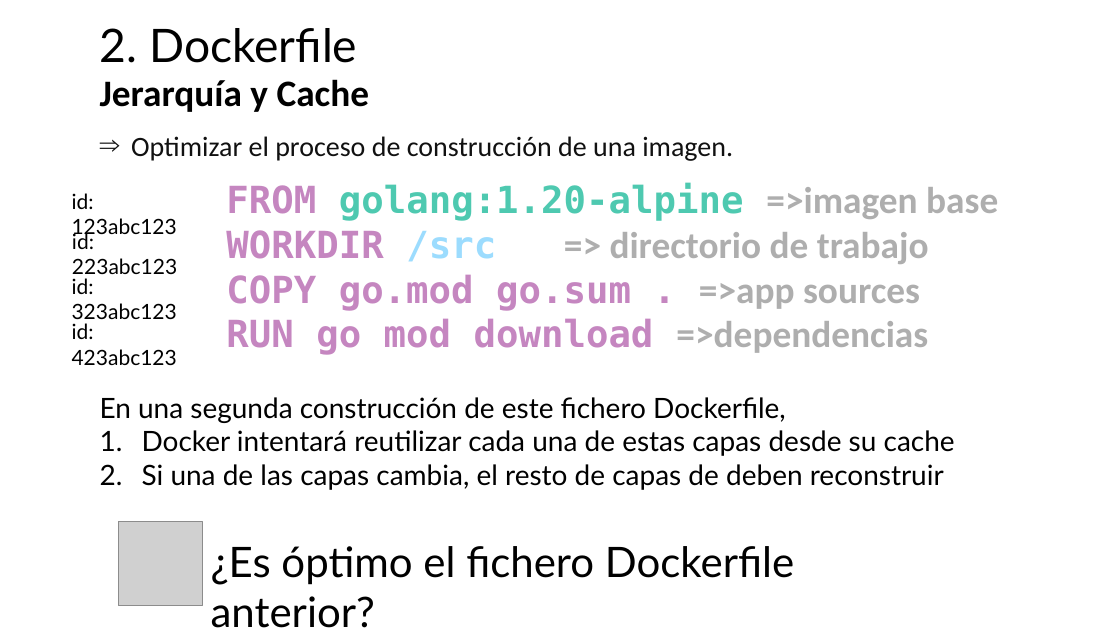
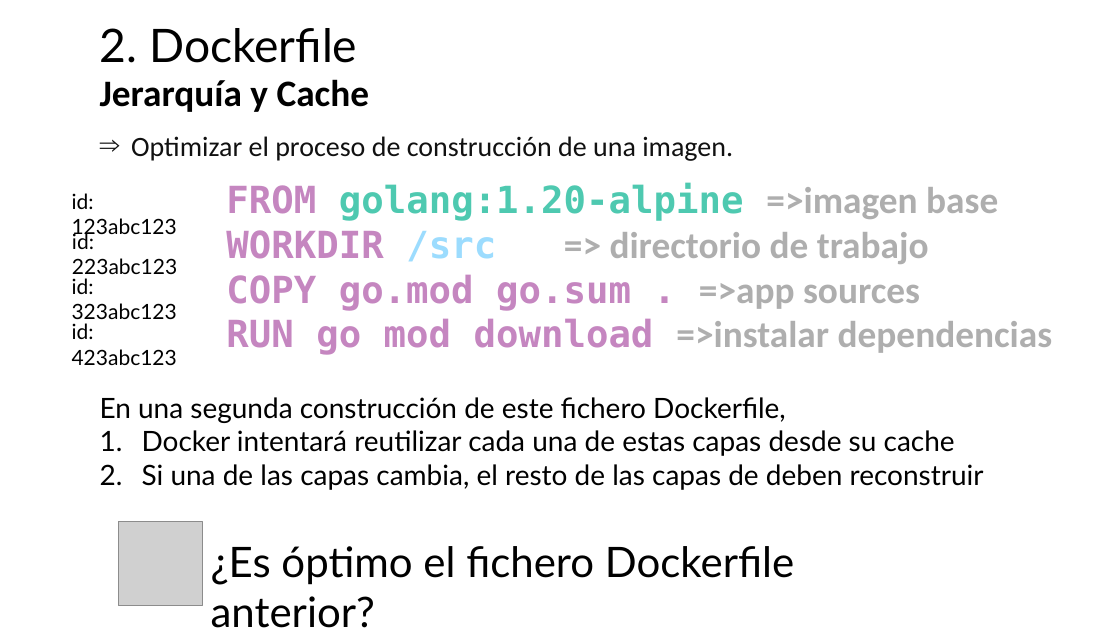
Before and after one commit to jpaniorte/docker25, a slide deck: slide 15 of ppt/3_Dockerfile.pptx (slide 7 before the commit). Drawn at 1120x630 pixels with LibreOffice and Linux fonts; fonts in the diff are those of the drawing; grey boxes stand for pictures. Boxes give left, top, right and bottom in pixels: in the first picture for what was removed or moved away, otherwise in the second. Text is boxed around its words. In the diff, an @@ line names an element or a change of style, - is before the commit and + after.

```diff
--- a/ppt/3_Dockerfile.pptx
+++ b/ppt/3_Dockerfile.pptx
@@ text at (226, 318, 1053, 355): text changed; font DejaVu Sans Mono to Calibri; text colour #C586C0 to #AEAEAE @@
-RUN go mod download =>dependencias
+RUN go mod download =>instalar dependencias
@@ text at (142, 464, 984, 490): text changed @@
-2. Si una de las capas cambia, el resto de capas de deben reconstruir
+2. Si una de las capas cambia, el resto de las capas de deben reconstruir
```
Also in this commit, not shown: 6 other slides changed, 14 slides added, 3 slides removed, 3 other files.
